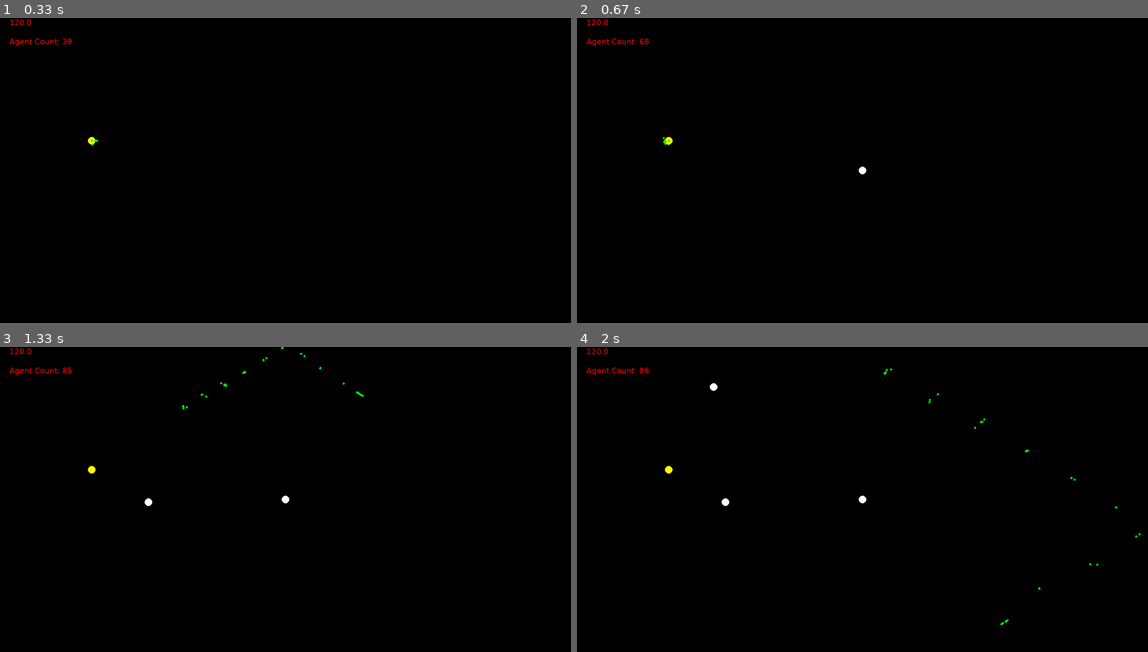
Above: before the commit, frames 1-4 (two rows, left to right).
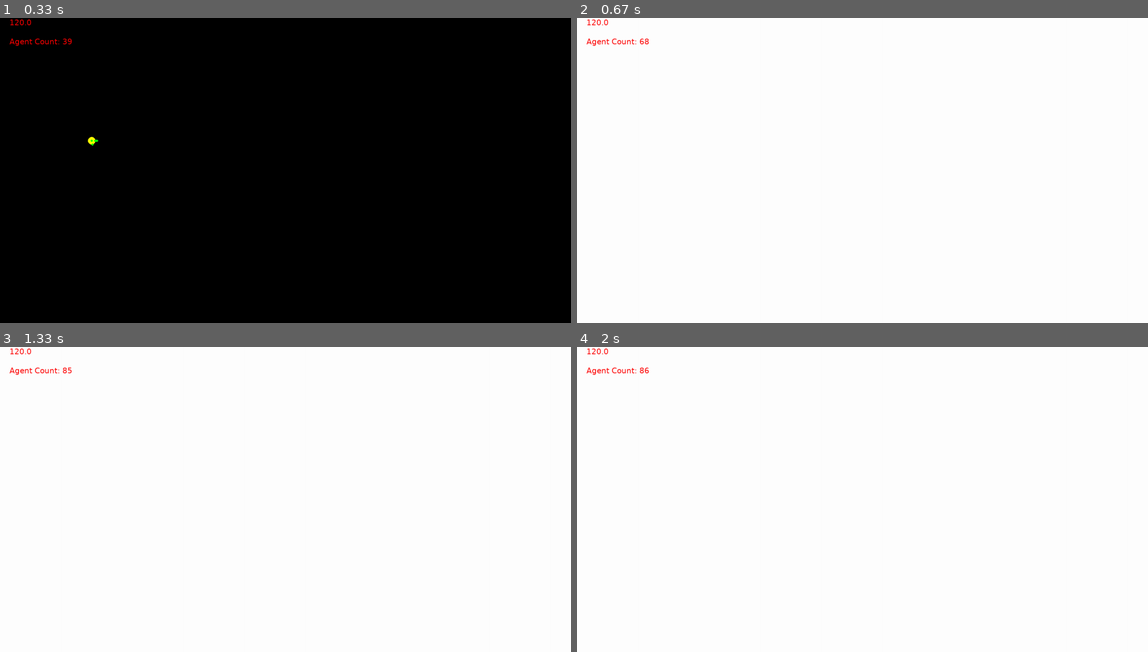
Above: after the commit, the same moments.

Repository: Nemo-sop/pathfinder
Game: pygame game, started from main.py
Two runs of this game, one before a commit and one after it. Both use one fixed random seed, a clock stepped at 60 frames per second and the inputs below.
Inputs (mouse positions are in pixels of both pictures, inside the frame that each line leads up to):
- Up to frame 1 (0.33 s): no input
- Up to frame 2 (0.67 s): click (862, 170) at 0.38 s
- Up to frame 3 (1.33 s): click (148, 502) at 0.72 s
- Up to frame 4 (2 s): click (714, 386) at 1.55 s

Frame 1 is identical in both runs. In frame 2, 100% of the frame differs, in the area x 0-100%, y 0-100%; in frame 3, 100%; in frame 4, 100%.

Commit message:
queens pueden gritar a recolectores cercanos

Diff:
--- a/agents.py
+++ b/agents.py
@@ -125,13 +125,20 @@
     def draw(self, screen):
         pygame.draw.circle(screen, self.color, (int(self.x), int(self.y)), 10)
 
-    def shout(self, recolectores, colision):
-        pass
-    # Esto lo tuve que agregar pq por alguna razon el quadtree no le funciona la opcion
-    # onlyRecolectors en el metodo de get_adjacent
-    # Sin embargo queda abierta a la posibilidad que la reina se comunique con algun fin
-    # con los recolectores, ya sea para avisar de su posicion o enviar ordenes mas complejas
-    # ARREGLADO
+    def shout(self, recolectores_cercanos):
+        for recolector in recolectores_cercanos:
+        # si el recolector esta mas cerca de la reina le grito q venga
+        # y este la esta buscando
+            if recolector.heading_base:
+                recolector.cambiar_direccion_hacia_punto(self.x, self.y)
+                # punto 1 es la posicion de la reina
+                x1 = self.x
+                y1 = self.y
+                # punto 2 es la posicion del recolector
+                x2 = recolector.x
+                y2 = recolector.y
+                recolector.base_counter = math.sqrt((x2 - x1)**2 + (y2 - y1)**2)
+
 
 class Resource():
 
@@ -139,7 +146,7 @@
         return isinstance(__instance, Resource)
 
     def __init__(self, x, y) -> None:
-        self.amount = 1000
+        self.amount = 10000000
         self.color = (255, 255, 255)
         self.x = x
         self.y = y
--- a/main.py
+++ b/main.py
@@ -46,17 +46,8 @@
 
     for agent in agents:
 
-    # Actualizar y dibujar a las reinas
-        if isinstance(agent, Queen):
-            agent.draw(screen)
-            if agent.resources >= 10:
-                new_recolector = agent.create_recolector()
-                agent.resources -= 10
-                space.insert_agent(new_recolector)
-
-
         # Actualizar y dibujar a los recursos
-        elif isinstance(agent, Resource):
+        if isinstance(agent, Resource):
             if agent.amount <= 0:
                 space.remove_agent(agent)
             else:
@@ -93,6 +84,16 @@
             agent.update()
             agent.draw(screen)
 
+        # Actualizar y dibujar a las reinas
+        elif isinstance(agent, Queen):
+            agent.draw(screen)
+            recolectors_in_range_to_hear = space.get_adjacents(agent.x, agent.y, distancia=50, onlyRecolectors=True)
+            agent.shout(recolectors_in_range_to_hear)
+            if agent.resources >= 10:
+                new_recolector = agent.create_recolector()
+                agent.resources -= 10
+                space.insert_agent(new_recolector)
+
     font = pygame.font.SysFont('Verdana', 20)
     text = font.render(str("Agent Count: "+str(len(agents))), True, (255,0,0))
     screen.blit(text, (25, 50))
